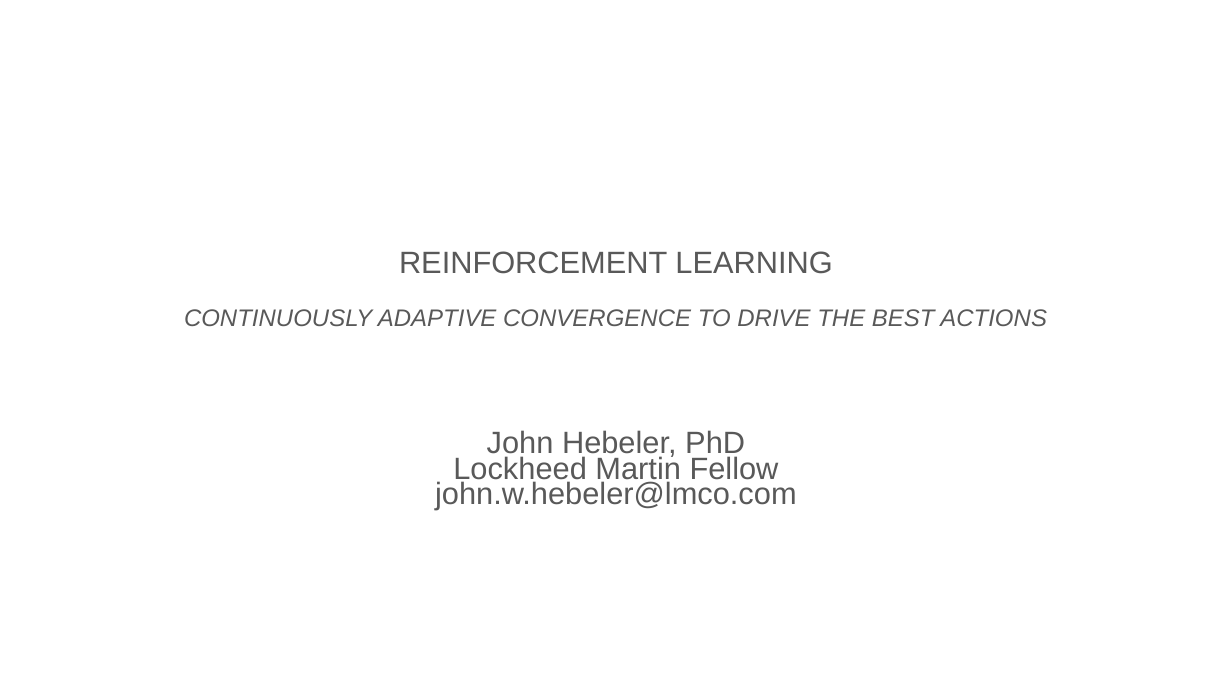
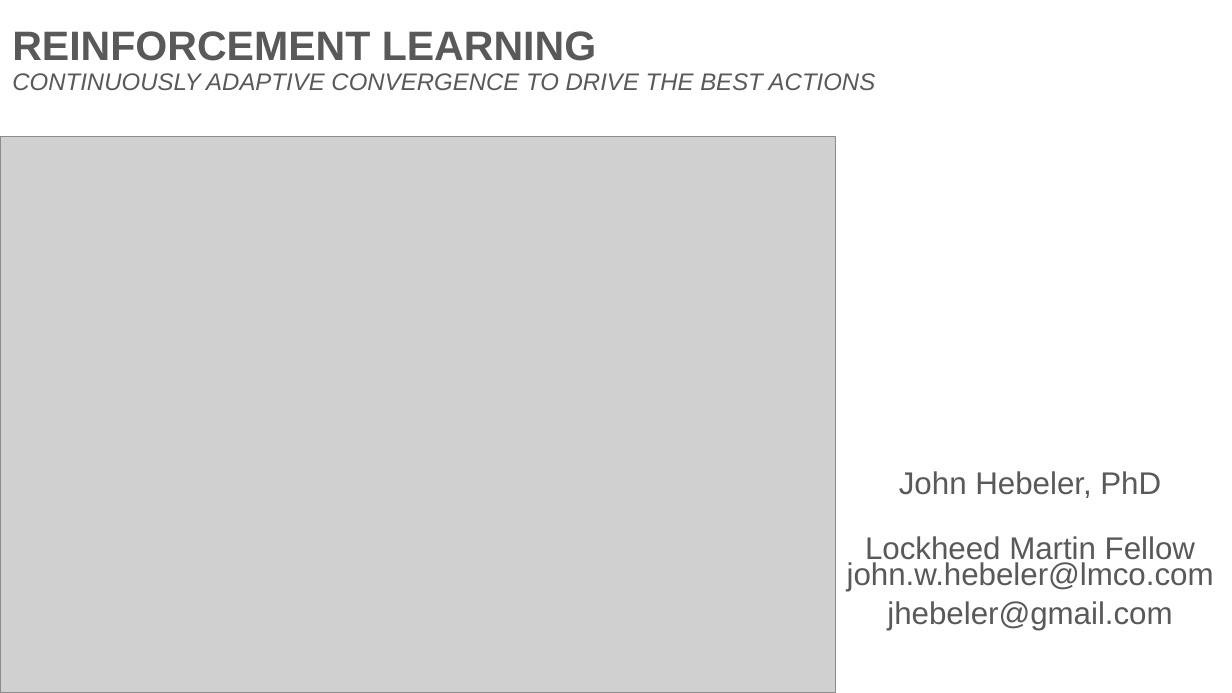
Before and after one commit to JWHPortfolio/RLTalk, a slide deck: slide 1 of Reinforcement Learning2.pptx. Drawn at 1232x693 pixels with LibreOffice and Linux fonts; fonts in the diff are those of the drawing; grey boxes stand for pictures. Boxes give left, top, right and bottom in pixels: in the first picture for what was removed or moved away, otherwise in the second. Text is boxed around its words. In the diff, an @@ line names an element or a change of style, - is before the commit and + after.

Commit message:
updated talk

```diff
--- a/Reinforcement Learning2.pptx
+++ b/Reinforcement Learning2.pptx
@@ text "REINFORCEMENT LEARNING" moved from (x1=399, y1=251, x2=832, y2=274) to (x1=12, y1=31, x2=596, y2=61) @@
@@ text "REINFORCEMENT LEARNING" at (x1=12, y1=31, x2=596, y2=61): size 18 to 24 pt, bold on; alignment centre to left @@
@@ text "CONTINUOUSLY ADAPTIVE CONVERGENCE TO DRIVE ..." moved from (x1=184, y1=309, x2=1047, y2=326) to (x1=12, y1=73, x2=876, y2=90) @@
@@ text "CONTINUOUSLY ADAPTIVE CONVERGENCE TO DRIVE ..." at (x1=12, y1=73, x2=876, y2=90): alignment centre to left @@
@@ picture added at (x1=0, y1=137, x2=835, y2=693) @@
@@ text at (x1=847, y1=471, x2=1214, y2=630): text changed; size 18 to 18.2 pt @@
-John Hebeler, PhD
-Lockheed Martin Fellow
-john.w.hebeler@lmco.com
+John Hebeler, PhD
+Lockheed Martin Fellow
+john.w.hebeler@lmco.com
+jhebeler@gmail.com
```
Also in this commit, not shown: 3 other slides changed.
